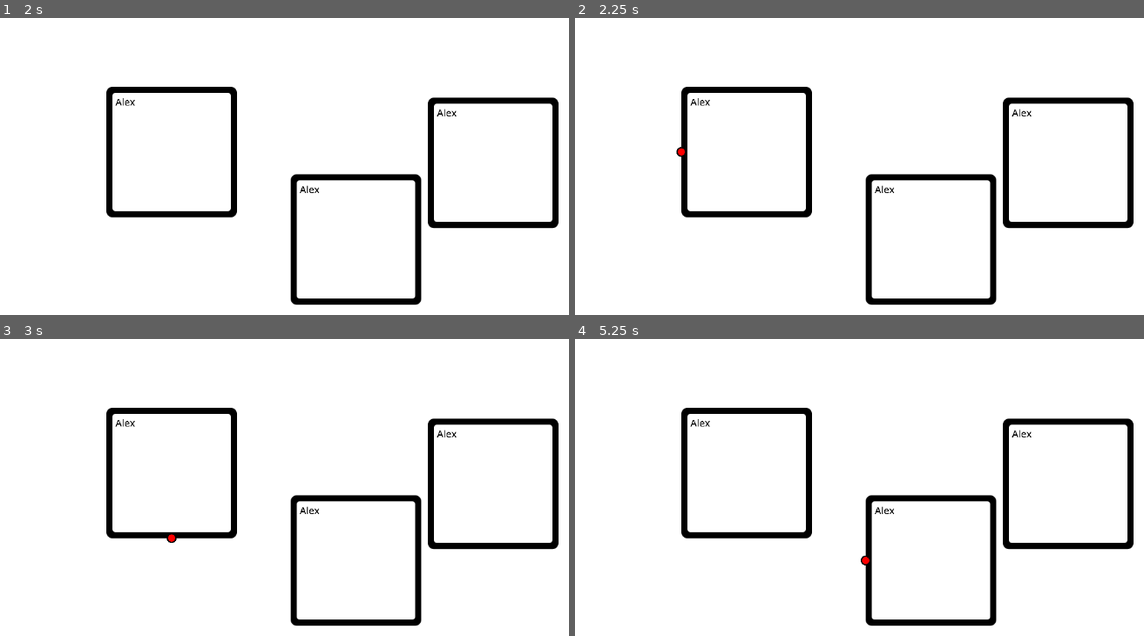
Above: before the commit, frames 1-4 (two rows, left to right).
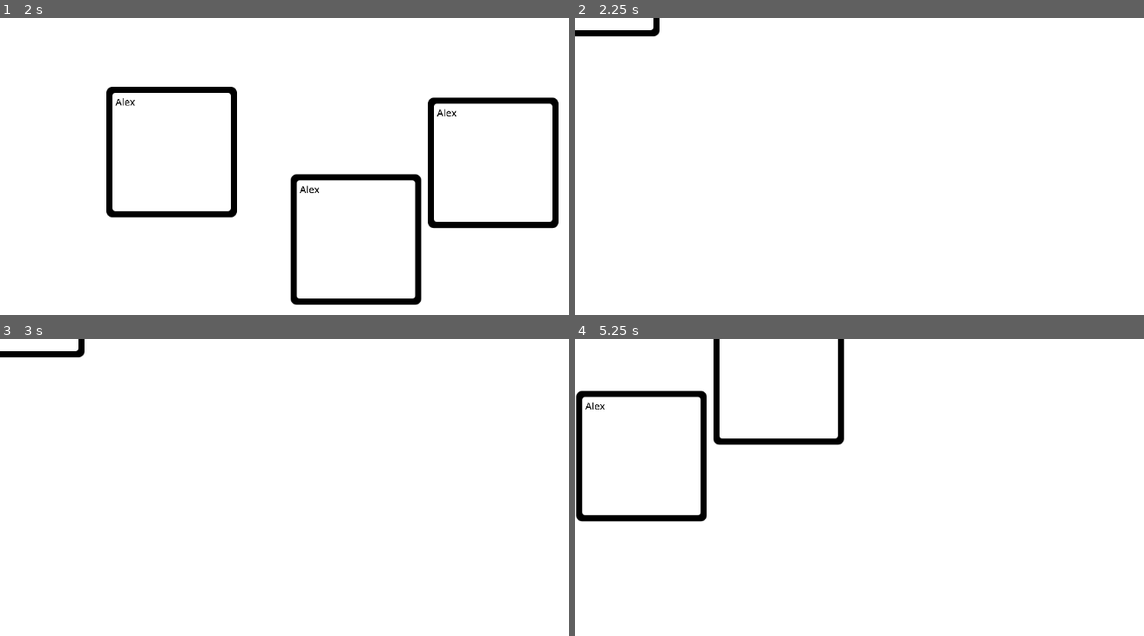
Above: after the commit, the same moments.

Repository: Shuflduf/Flow-Chart
Game: Godot game, scene res://scenes/main.tscn
Two runs of this game, one before a commit and one after it. Both use one fixed random seed, a clock stepped at 60 frames per second and the inputs below. The engine's default icon, where the game draws it, is replaced by a stand-in: a white triangle on a blue panel in a dark square.
Inputs (mouse positions are in pixels of both pictures, inside the frame that each line leads up to):
- Up to frame 1 (2 s): click (170, 151) at 0.52 s; type "Alex" at 0.6 s; click (358, 240) at 0.75 s; type "Alex" at 0.83 s; click (495, 163) at 0.98 s; type "Alex" at 1.07 s; move the mouse to (outside the picture) at 1.27 s; press the mouse at (outside the picture) at 1.28 s
- Up to frame 2 (2.25 s): tap Enter at 2 s; move the mouse to (683, 151) at 2.02 s; release the mouse at (683, 151) at 2.03 s; click (683, 151) at 2.1 s
- Up to frame 3 (3 s): tap Space at 2.75 s; move the mouse to (170, 537) at 2.77 s; press the mouse at (170, 537) at 2.78 s
- Up to frame 4 (5.25 s): tap Enter at 3.5, 5 s; move the mouse to (813, 472) at 3.52 s; release the mouse at (813, 472) at 3.53 s; click (813, 472) at 3.6 s; tap Space at 4.25 s; move the mouse to (745, 407) at 4.27 s; press the mouse at (745, 407) at 4.28 s; move the mouse to (865, 561) at 5.02 s; release the mouse at (865, 561) at 5.03 s; click (865, 561) at 5.1 s

Frame 1 is identical in both runs. In frame 2, 6.4% of the frame differs, in the area x 0-99%, y 0-97%; in frame 3, 6.3%; in frame 4, 9.1%.
Error before the commit: Invalid access to property or key 'handles_mouse_margin' on a base object of type 'Resource (Settings)'. (res://scripts/handle.gd:21)

Commit message:
move around some of the chart

Diff:
--- a/resources/default_settings.tres
+++ b/resources/default_settings.tres
@@ -6,8 +6,6 @@
 script = ExtResource("1_sd5p4")
 grid = false
 mouse_margin = 5.0
-handles_mouse_margin = 5.0
 grid_resolution = 32
-drag_margins = 0.85
 min_size = 64
 max_size = 512
--- a/scripts/chart.gd
+++ b/scripts/chart.gd
@@ -1,16 +1,18 @@
 extends Control
 
-var actual_pos : Vector2
-var grid_pos : Vector2i
 var grid_mover := GridMover.new()
 var moving_chart := false
+var mouse_offset: Vector2
 
 func _process(_delta: float) -> void:
 	if Global.active_node != null:
 		Global.active_node._moved()
-		actual_pos = get_local_mouse_position() + Global.active_node.local_mouse_offset
+		var actual_pos := get_local_mouse_position() + Global.active_node.local_mouse_offset
 
-		Global.active_node.global_position = grid_mover.move_grid(actual_pos)
+		Global.active_node.position = grid_mover.move_grid(actual_pos)
+		return
+	if moving_chart:
+		global_position = get_global_mouse_position() + mouse_offset
 
 func _ready() -> void:
 	for child in get_children():
@@ -29,4 +31,14 @@
 
 func _on_gui_input(event: InputEvent) -> void:
 	if event.is_action_pressed("mouse_left"):
-		pass
+		mouse_offset = global_position - event.global_position
+		var margin_handler := MouseMarginer.new()
+		margin_handler.start_pos = mouse_offset
+		while !moving_chart and Input.is_action_pressed("mouse_left"):
+			await get_tree().process_frame
+			if margin_handler.passed_threshold(get_local_mouse_position()):
+				moving_chart = true
+
+	if event.is_action_released("mouse_left"):
+		moving_chart = false
+		print("jhfg")
--- a/scripts/handle.gd
+++ b/scripts/handle.gd
@@ -13,17 +13,16 @@
 
 func _on_gui_input(event: InputEventMouse) -> void:
 	if event.is_action_pressed("mouse_left"):
-		#var local_mouse_offset =
 
 		var moving := false
+		var margin_handler := MouseMarginer.new()
+		margin_handler.start_pos = global_position - event.global_position
 		while !moving and holding_down():
 			await get_tree().process_frame
-			moving = (event.position - get_local_mouse_position()).length()\
-				 > Global.settings.handles_mouse_margin
+			if margin_handler.passed_threshold(get_local_mouse_position()):
+				moving = true
 
 		if moving:
-			#Global.active_handle = self
-			#print(name)
 			var new_pointer := Pointer.new()
 
 			new_pointer.points = new_pointer.create(Vector2.ZERO, get_local_mouse_position())
--- a/scripts/mouse_margin_handler.gd
+++ b/scripts/mouse_margin_handler.gd
@@ -5,7 +5,6 @@
 
 func passed_threshold(pos: Vector2) -> bool:
 	if (start_pos + pos).length() > Global.settings.mouse_margin:
-
 		return true
 	else:
 		return false
--- a/scripts/node.gd
+++ b/scripts/node.gd
@@ -38,9 +38,6 @@
 			await get_tree().process_frame
 			if margin_handler.passed_threshold(get_local_mouse_position()):
 				moving = true
-			#temp = (local_mouse_offset - \
-				#(global_position - get_global_mouse_position())).length()
-			#moving = abs(temp) > Global.settings.mouse_margin
 
 		if moving:
 			pickup()
